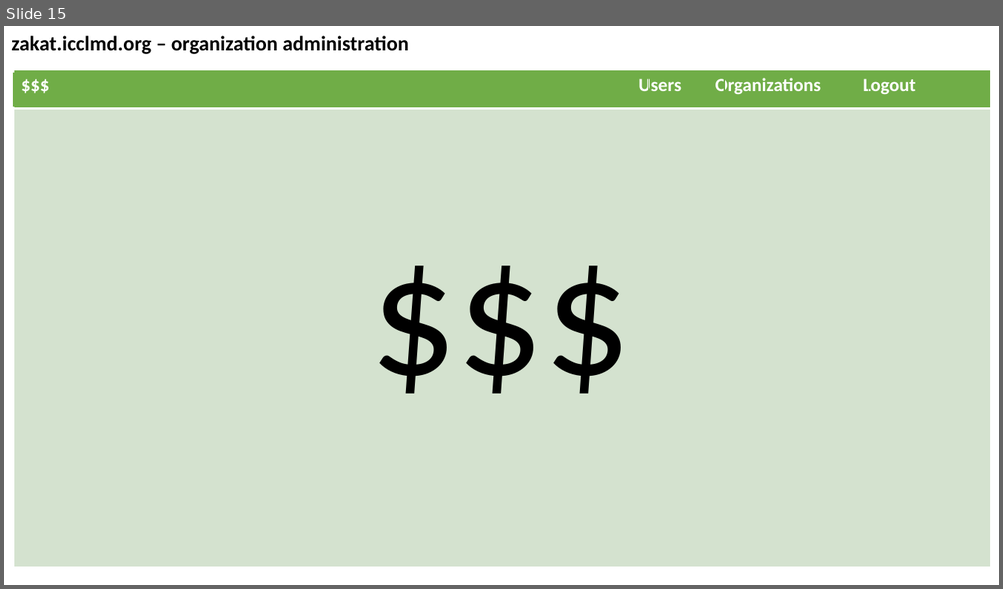
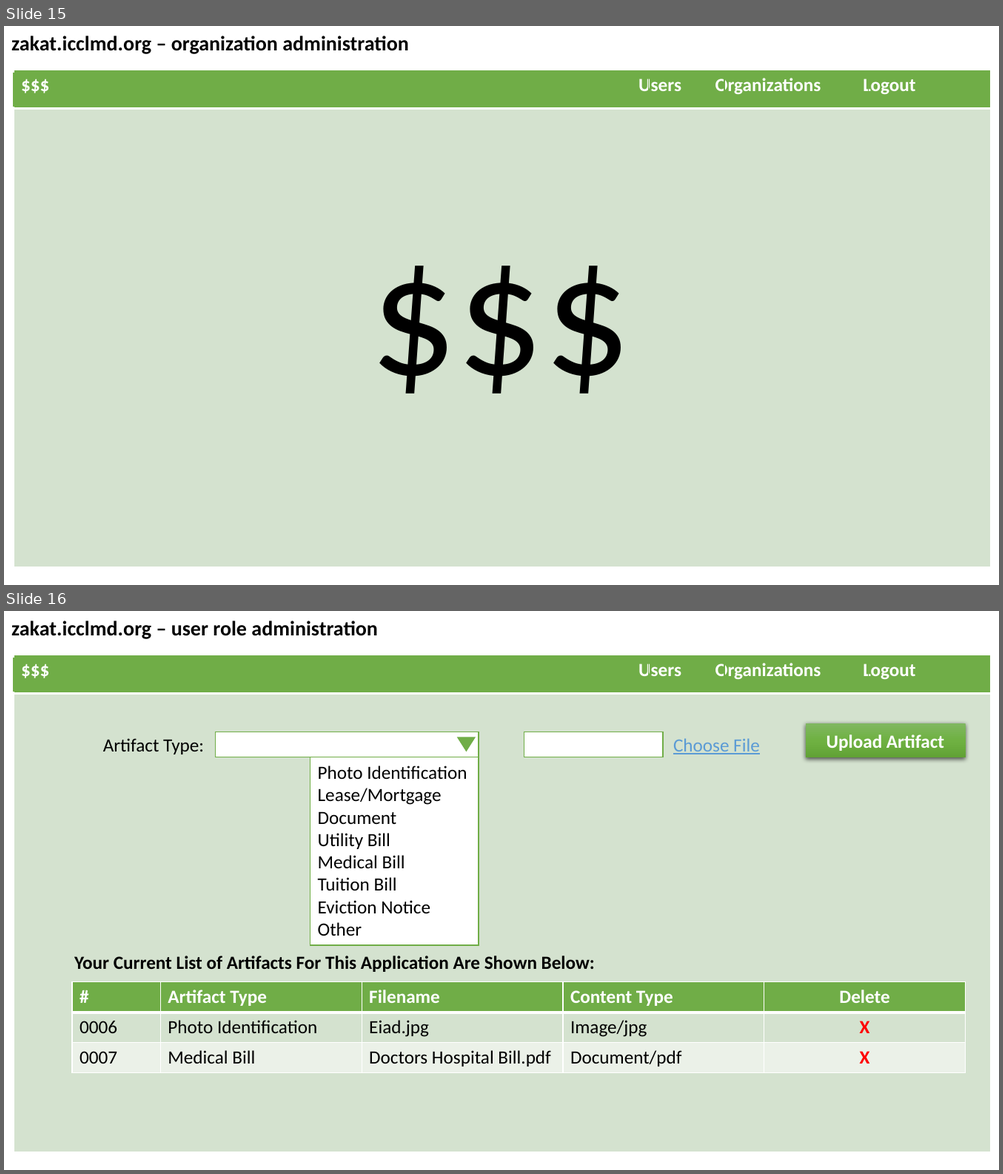
Before and after one commit to KarimAreeb273/Charity-Website, a slide deck: zakat.icclmd.team/zakat.icclmd.org.pptx. Shown one above the other, each under a label of ours: slide 15 before the commit, slides 15 and 16 after it. The pictures are 1003x589 and 1003x1174 pixels, drawn with LibreOffice and Linux fonts; fonts in the diff are those of the drawing. Boxes give left, top, right and bottom in pixels: in the first picture for what was removed or moved away, otherwise in the second. Text is boxed around its words. In the diff, an @@ line names an element or a change of style, - is before the commit and + after.

Commit message:
updated the powerpoint

```diff
--- a/zakat.icclmd.team/zakat.icclmd.org.pptx
+++ b/zakat.icclmd.team/zakat.icclmd.org.pptx
@@ slide 16 added at [4,611,999,1170], background #FFFFFF @@
@@ title added at [11,621,378,639], 20 pt, text #000000, bold @@
+zakat.icclmd.org – user role administration
@@ table added at [14,655,990,1153], 2 rows, 1 columns @@
+$$$ Users Organizations Logout
+
@@ rectangle added at [14,658,57,691], outline #70AD47 1 pt @@
@@ rectangle added at [648,658,700,690], outline #70AD47 1 pt @@
@@ rectangle added at [725,658,843,690], outline #70AD47 1 pt @@
@@ rectangle added at [868,658,930,690], outline #70AD47 1 pt @@
@@ text added at [103,738,204,755], 18 pt, text #000000 @@
+Artifact Type:
@@ rectangle added at [215,732,478,758], fill #FFFFFF, outline #70AD47 1 pt @@
@@ triangle added at [457,737,475,752], fill #70AD47 @@
@@ rectangle added at [524,732,663,758], fill #FFFFFF, outline #70AD47 1 pt @@
@@ text added at [673,738,760,755], 18 pt, text #5B9BD5, underline @@
+Choose File
@@ rectangle added at [805,723,965,758], fill gradient #81B861 to #6FB242 to #62A336, 18 pt, text #FFFFFF, bold @@
+Upload Artifact
@@ rectangle added at [310,758,479,946], fill #FFFFFF, outline #70AD47 1 pt, 18 pt, text #000000 @@
+Photo Identification
+Lease/Mortgage Document
+Utility Bill
+Medical Bill
+Tuition Bill
+Eviction Notice
+Other
@@ text added at [74,956,595,972], 18 pt, text #000000, bold @@
+Your Current List of Artifacts For This Application Are Shown Below:
@@ table added at [72,982,966,1073], 3 rows, 5 columns @@
+# | Artifact Type | Filename | Content Type | Delete
+0006 | Photo Identification | Eiad.jpg | Image/jpg | X
+0007 | Medical Bill | Doctors Hospital Bill.pdf | Document/pdf | X
```
